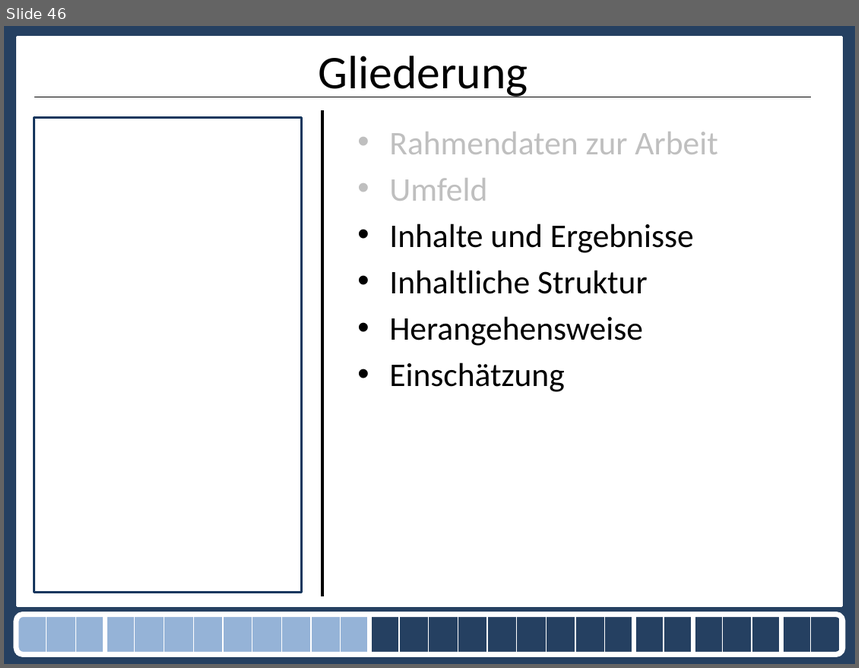
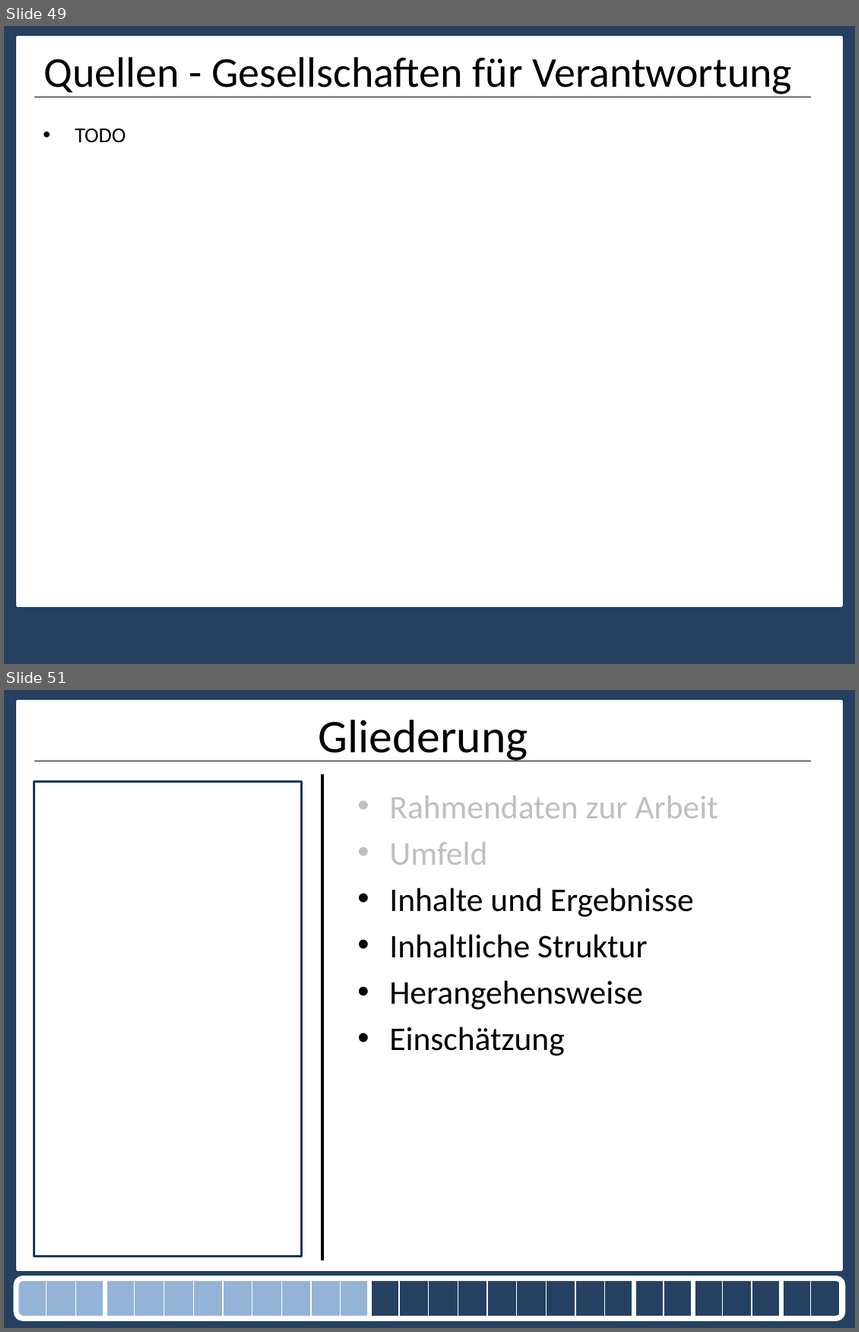
Before and after one commit to nicolehm/PMWK, a slide deck: Präsentation1.pptx. Shown one above the other, each under a label of ours: slide 46 before the commit, slides 49 and 51 after it; the slides between them are not shown. The pictures are 859x668 and 859x1332 pixels, drawn with LibreOffice and Linux fonts; fonts in the diff are those of the drawing. Boxes give left, top, right and bottom in pixels: in the first picture for what was removed or moved away, otherwise in the second. Text is boxed around its words. In the diff, an @@ line names an element or a change of style, - is before the commit and + after.

```diff
--- a/Präsentation1.pptx
+++ b/Präsentation1.pptx
@@ slide 49 added at box(4, 26, 855, 664), background #254061; not listed: 2 template elements that a slide beside it also shows @@
@@ title added at box(44, 57, 792, 94), 36 pt, text #000000 @@
+Quellen - Gesellschaften für Verantwortung
@@ text added at box(75, 129, 126, 143), 18 pt, text #000000 @@
+• TODO
@@ what was slide 46 is now slide 51 @@
```
Also in this commit, not shown: 8 slides changed, 9 other slides added, 5 slides removed.
